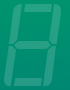
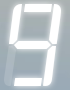
Revision of a layered w=70, h=90 image; what changed, layer by layer:
added layer "Upper" (1st of 2) above "Lower" over (x1=0, y1=0, x2=70, y2=90)
added layer "Lower" (1st of 2) above "Upper" over (x1=0, y1=0, x2=70, y2=90)
